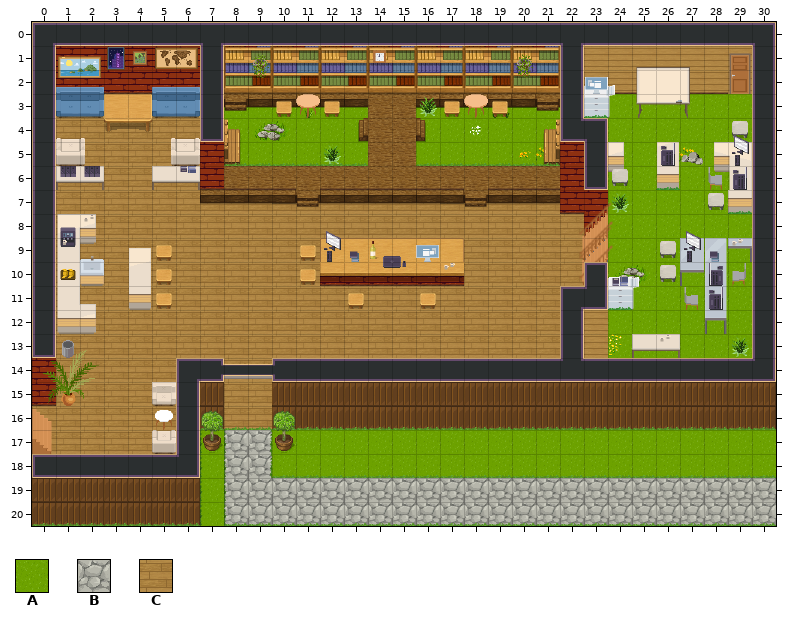
Tiled map (JSON) -- map.tmj. Above, as it was before the edit.
Cells are 32x32 px. Shown: x 0..30, y 0..20.
Key: from "WA_Exterior": A 626, B 650; from "WA_Room_Builder": C 375.
_ is an empty cell, # one hidden under a higher layer.
Layers that did not change in this view are not listed.
Layer "floor/floor1" before, first column x 0:
 0 _______________________________
 1 _______________________________
 2 _______________________________
 3 #CCCCCC#AAAAAA##AAAAAA##AAAAAA#
 4 #CCCCCC#AAAAAA##AAAAAA##AAAAAA#
 5 #CCCCCC#AAAAAA##AAAAAA##AAAAA##
 6 #CCCCCC#################AAAAAA#
 7 #CCCCCCCCCCCCCCCCCCCCC##AAAAAA#
 8 #CCCCCCCCCCCCCCCCCCCCCC#AAAAAA#
 9 #CCCCCCCCCCC#####CCCCCC_AAA#AA#
10 #CCCCCCCCCCC######CCCCC#AAAAAA#
11 #CCCCCCCCCCCCCCCCCCCCC###AAAAA#
12 #CCCCCCCCCCCCCCCCCCCCC##AAAAAA#
13 #CCCCCCCCCCCCCCCCCCCCC##AAAAAA#
14 #CCCCC##CC#####################
15 #CCCCC##CC#####################
16 #CCCCC##CC#####################
17 #CCCCC#ABBAAAAAAAAAAAAAAAAAAAAA
18 #######ABBAAAAAAAAAAAAAAAAAAAAA
19 #######ABBBBBBBBBBBBBBBBBBBBBBB
20 #######ABBBBBBBBBBBBBBBBBBBBBBB
The result:
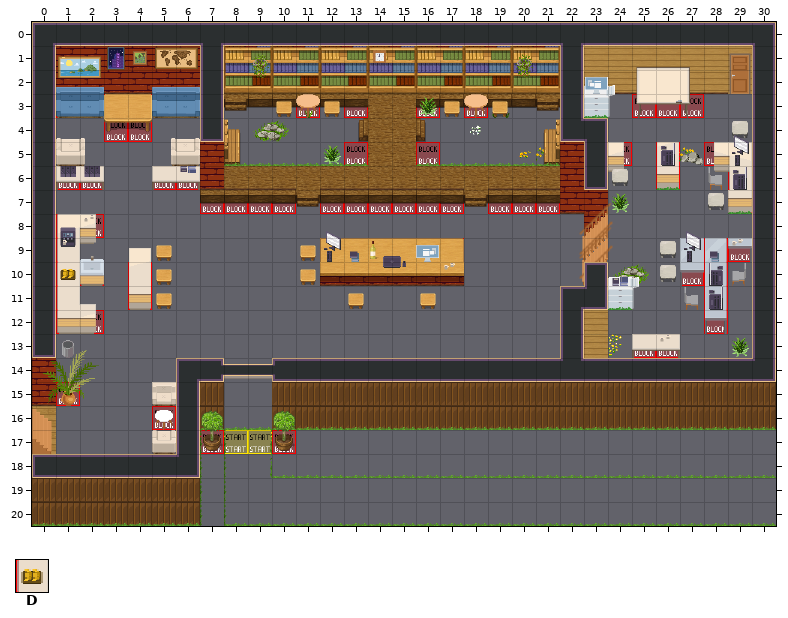
Further tiles: from "WA_Special_Zones": D 2.
See-through tiles are keyed as they look on the map.
Edits made:
Changed rows in their new state; . is an unchanged cell.
Layer "collisions":
first column x 1:
 4 ..DD..
 5 ..__..
 6 DD..DD
Layer "floor/floor1" (now hidden):
first column x 1:
 3 .......______..______..______.
 4 ______.______..______..______.
 5 .____..______..______.._____..
 6 ______.................______.
 7 _____________________.._____..
 8 ______________________.______.
 9 ___________......_____.___.__.
10 _._________......_____.______.
11 _____________________..._____.
12 _____________________..______.
13 _____________________..______.
14 _____..__.....................
15 ____...__.....................
16 _____..__.....................
17 _____.________________________
18 ......________________________
19 ......________________________
20 ......________________________
Changed places in both pictures, as pixel boxes (x1, y1, x2, y2):
changed: (56, 94, 776, 526)
